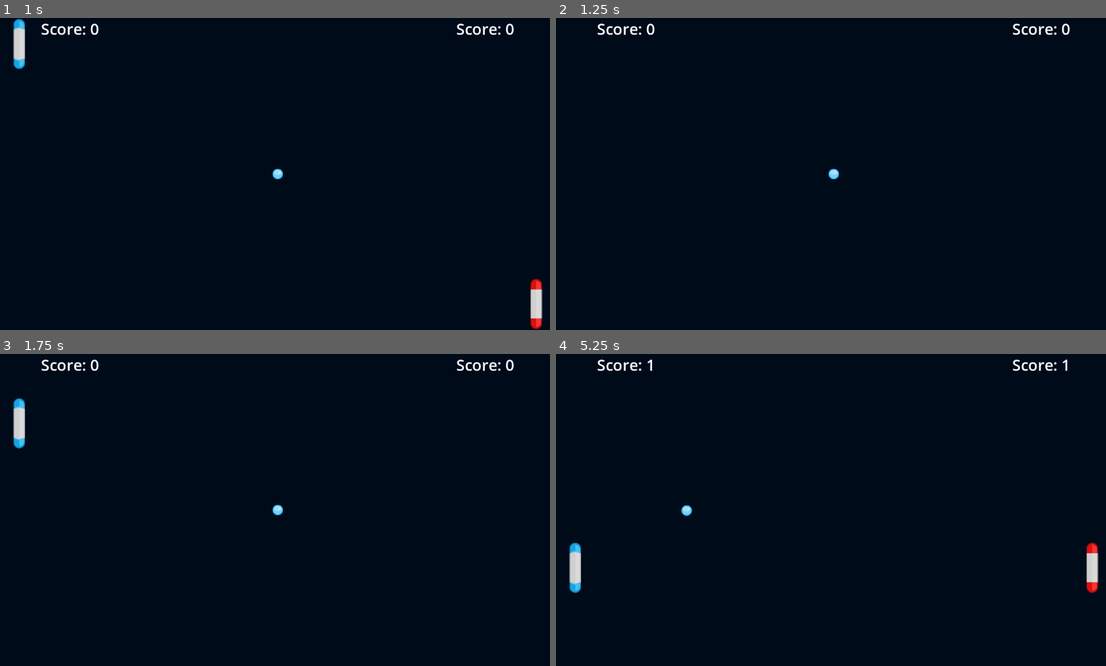
Above: before the commit, frames 1-4 (two rows, left to right).
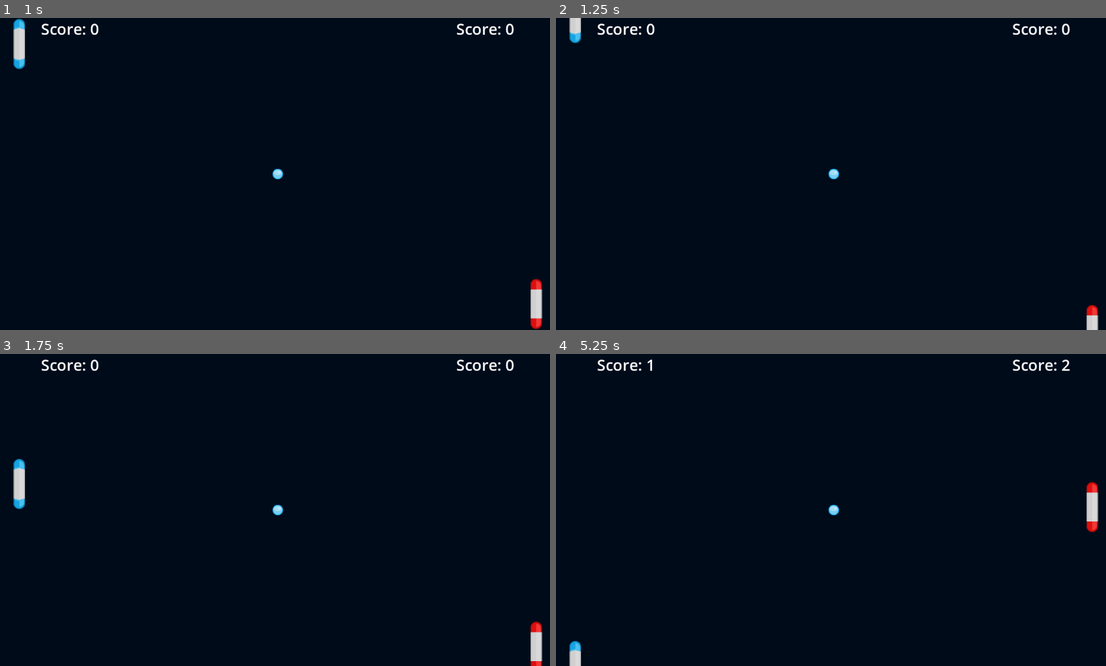
Above: after the commit, the same moments.

Repository: XCarCedo/Pong
Game: Godot game, scene res://Scenes/Game.tscn
The game is run twice, just before and just after one commit, with the same random seed, the same clock (stepped at 60 frames per second) and the same inputs. The project has no main scene, so this scene is started directly.
Inputs:
- Up to frame 1 (1 s): tap Enter at 0.5 s; hold W (p1_up) from 0.53 s (still down); hold Down (p2_down) from 0.53 s (still down)
- Up to frame 2 (1.25 s): keep holding W (p1_up); keep holding Down (p2_down)
- Up to frame 3 (1.75 s): release W (p1_up) at 1.28 s; release Down (p2_down) at 1.28 s; hold S (p1_down) from 1.28 s (still down); tap Up (p2_up) at 1.35 s
- Up to frame 4 (5.25 s): release S (p1_down) at 2.03 s; hold Space (shoot_ball) 2.03-2.78 s; hold W (p1_up) 2.03-3.53 s; tap Down (p2_down) at 2.85 s; hold Up (p2_up) 3.53-4.28 s; hold S (p1_down) from 3.53 s (still down); tap Space (shoot_ball) at 4.35 s; hold Down (p2_down) from 5.03 s (still down)

Frame 1 is identical in both runs. In frame 2, 0.3% of the frame differs, in the area x 2-99%, y 0-100%; in frame 3, 1.0%; in frame 4, 1.3%, in the area x 2-99%, y 1-100%.

Commit message:
Added limits for paddle movement to don't run out of the screen

Diff:
--- a/Scripts/Paddle.gd
+++ b/Scripts/Paddle.gd
@@ -33,6 +33,10 @@
 		elif Input.get_action_strength("p2_down"):
 			position.y += speed
 
+	if global_position.y < 0:
+		global_position.y = 0
+	elif global_position.y > get_viewport_rect().size.y:
+		global_position.y = get_viewport_rect().size.y
 
 func _on_body_exited_win_area(body: PhysicsBody2D):
 	if "ball" in body.get_groups():
